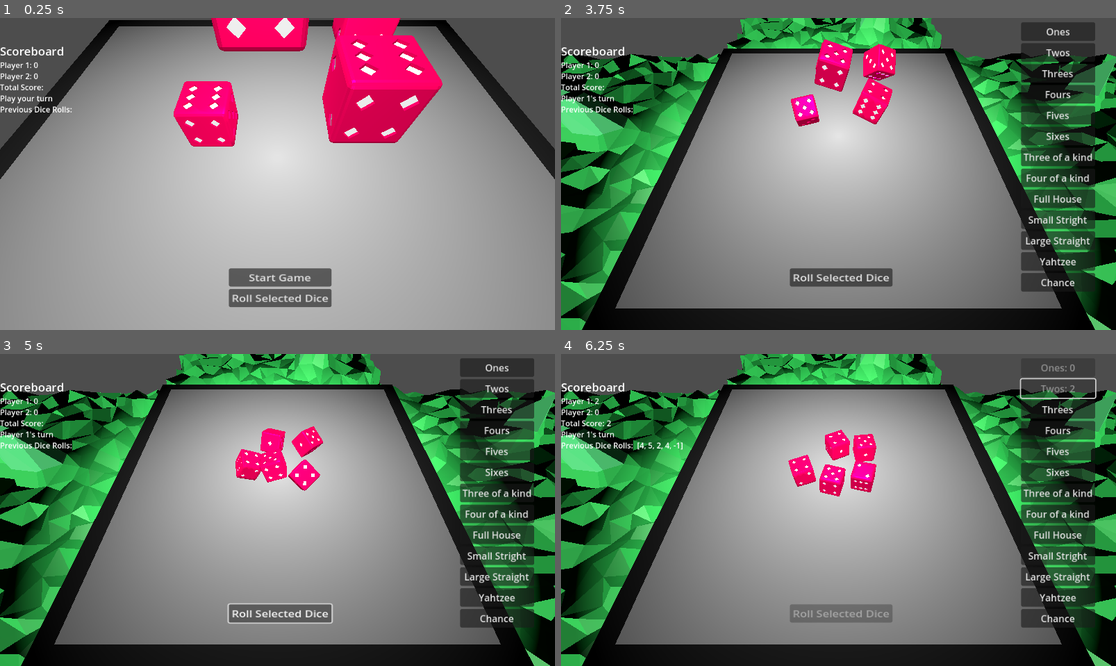
Above: before the commit, frames 1-4 (two rows, left to right).
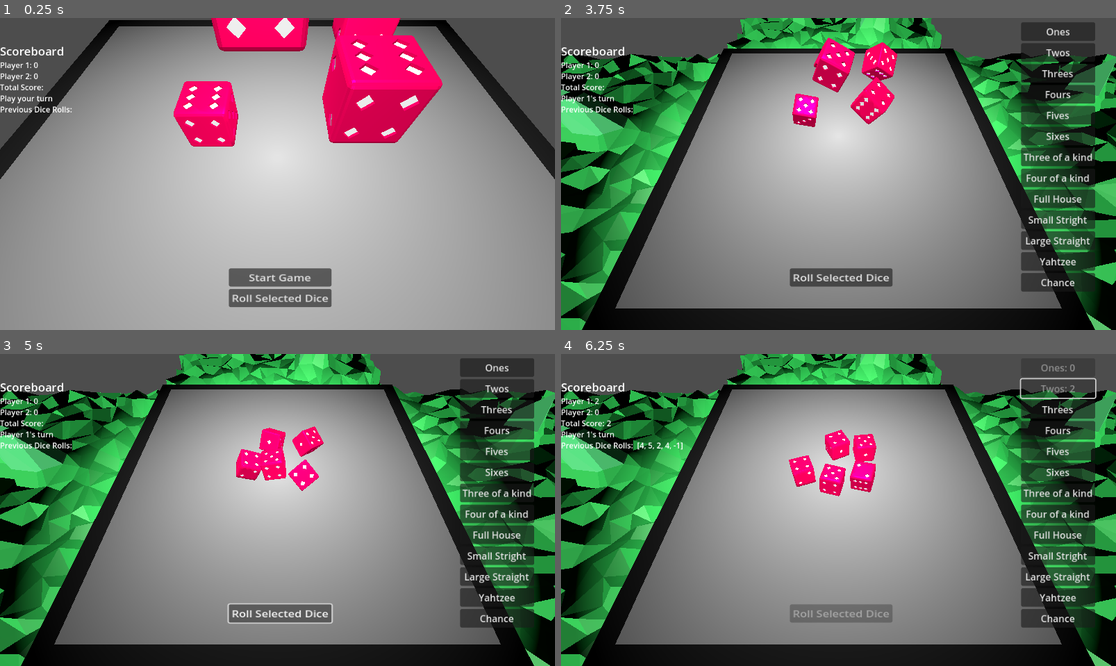
Above: after the commit, the same moments.

Repository: John-Popovici/duel-of-the-eights
Game: Godot game, scene res://Scenes/local_game_scene.tscn
Two runs of this game, one before a commit and one after it. Both use one fixed random seed, a clock stepped at 60 frames per second and the inputs below. This scene is started directly instead of the project's main scene.
Inputs (mouse positions are in pixels of both pictures, inside the frame that each line leads up to):
- Up to frame 1 (0.25 s): no input
- Up to frame 2 (3.75 s): click "Start Game" at 0.5 s; move the mouse to (960, 158) at 1.27 s; click (960, 158) at 1.42 s; move the mouse to (727, 189) at 2.02 s; click (727, 189) at 2.17 s; move the mouse to (894, 105) at 2.77 s; click (894, 105) at 2.92 s; tap Enter at 3.5 s; move the mouse to (810, 236) at 3.52 s; click (810, 236) at 3.67 s
- Up to frame 3 (5 s): click "Roll Selected Dice" at 4.25 s
- Up to frame 4 (6.25 s): click "Ones" at 5 s; click "Twos" at 5.75 s

The runs differ from the first frame. In frame 2, 1.2% of the frame differs, in the area x 41-61%, y 6-35%; in frame 3, 0.4%; in frame 4, 0.2%.

Commit message:
:hammer: Time spacing for more than 9 dice

Diff:
--- a/src/Scenes/online_game_scene.tscn
+++ b/src/Scenes/online_game_scene.tscn
@@ -213,7 +213,7 @@
 size_flags_horizontal = 3
 size_flags_vertical = 4
 min_value = 1.0
-max_value = 9.0
+max_value = 99.0
 value = 7.0
 alignment = 1
 
--- a/src/Scripts/EightDie.gd
+++ b/src/Scripts/EightDie.gd
@@ -5,6 +5,7 @@
 # Exported start position so it can be set in the editor
 @export var start_position: Vector3 = Vector3.ZERO
 @export var start_rotation: Vector3 = Vector3.ZERO
+@export var start_time: float = 0
 @export var impulse_range: int = 15
 @export var torque_range: int = 25
 @export var hover_height: float = 0.5  # Hover height in meters
@@ -37,6 +38,7 @@
 
 # Applies random torque and force to simulate a roll
 func roll() -> void:
+	await get_tree().create_timer(start_time).timeout
 	# Reset position and rotation to start values
 	global_transform.origin = start_position
 	rotation_degrees = start_rotation
@@ -129,9 +131,10 @@
 	var new_position = hover_toggle_position + Vector3(0, hover_height, 0)
 	global_transform.origin = new_position
 
-func setStartConditions(_pos: Vector3, _rot: Vector3) -> void:
+func setStartConditions(_pos: Vector3, _rot: Vector3, _time: float) -> void:
 	start_position = _pos
 	start_rotation = _rot
+	start_time = _time
 	linear_velocity = Vector3.ZERO
 	angular_velocity = Vector3.ZERO
 
--- a/src/Scripts/SixDie.gd
+++ b/src/Scripts/SixDie.gd
@@ -5,6 +5,7 @@
 # Exported start position so it can be set in the editor
 @export var start_position: Vector3 = Vector3.ZERO
 @export var start_rotation: Vector3 = Vector3.ZERO
+@export var start_time: float = 0
 @export var impulse_range: int = 5
 @export var torque_range: int = 5
 @export var hover_height: float = 0.5  # Hover height in meters
@@ -35,6 +36,7 @@
 
 # Applies random torque and force to simulate a roll
 func roll() -> void:
+	await get_tree().create_timer(start_time).timeout
 	# Reset position and rotation to start values
 	global_transform.origin = start_position
 	rotation_degrees = start_rotation
@@ -127,9 +129,10 @@
 	var new_position = hover_toggle_position + Vector3(0, hover_height, 0)
 	global_transform.origin = new_position
 
-func setStartConditions(_pos: Vector3, _rot: Vector3) -> void:
+func setStartConditions(_pos: Vector3, _rot: Vector3, _time: float) -> void:
 	start_position = _pos
 	start_rotation = _rot
+	start_time = _time
 	linear_velocity = Vector3.ZERO
 	angular_velocity = Vector3.ZERO
 
@@ -146,7 +149,7 @@
 		else:
 			var current_time = Time.get_ticks_msec() / 1000.0
 			if current_time - roll_start_time > roll_time_limit:
-				print("The die has been rolling for more than 3 seconds.")
+				print("The die has been rolling for more than 3 seconds.", roll_time_limit, " seconds.")
 				hover()  # Call the function if the roll time limit is exceeded
 				roll_start_time = current_time  # Reset timer to prevent repeated calls
 	else:
--- a/src/Scripts/dynamic_dice_container.gd
+++ b/src/Scripts/dynamic_dice_container.gd
@@ -65,12 +65,13 @@
 
 		# Assign a starting position from the list, cycling if dice_count > 9
 		var start_pos = start_positions[i % start_positions.size()]
+		var start_time = (i / start_positions.size()) * 0.3
 
 		# Generate a random rotation for added variation
 		var start_rot = Vector3(randf() * TAU, randf() * TAU, randf() * TAU)
 
 		# Set initial position and rotation using the function in Dice.gd
-		dice.setStartConditions(start_pos, start_rot)
+		dice.setStartConditions(start_pos, start_rot, start_time)
 		dice.global_transform.origin = start_pos
 		dice.rotation_degrees = Vector3.ZERO
 		add_child(dice)
